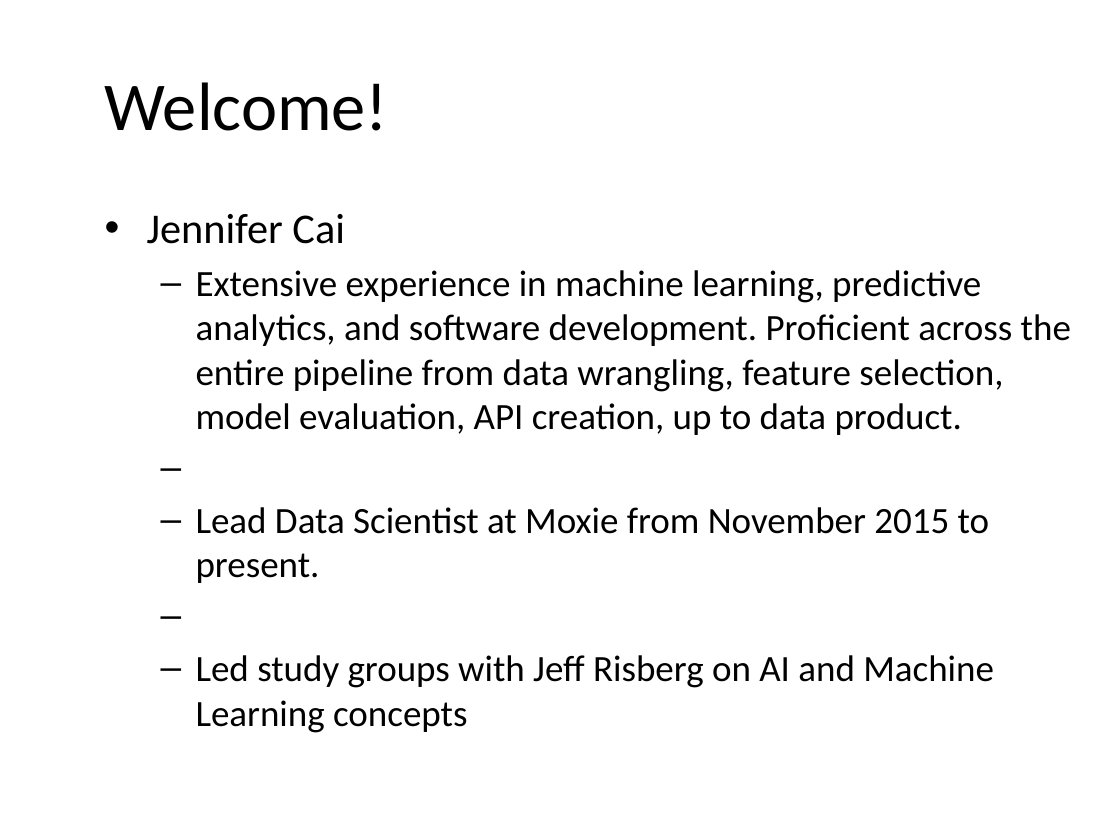
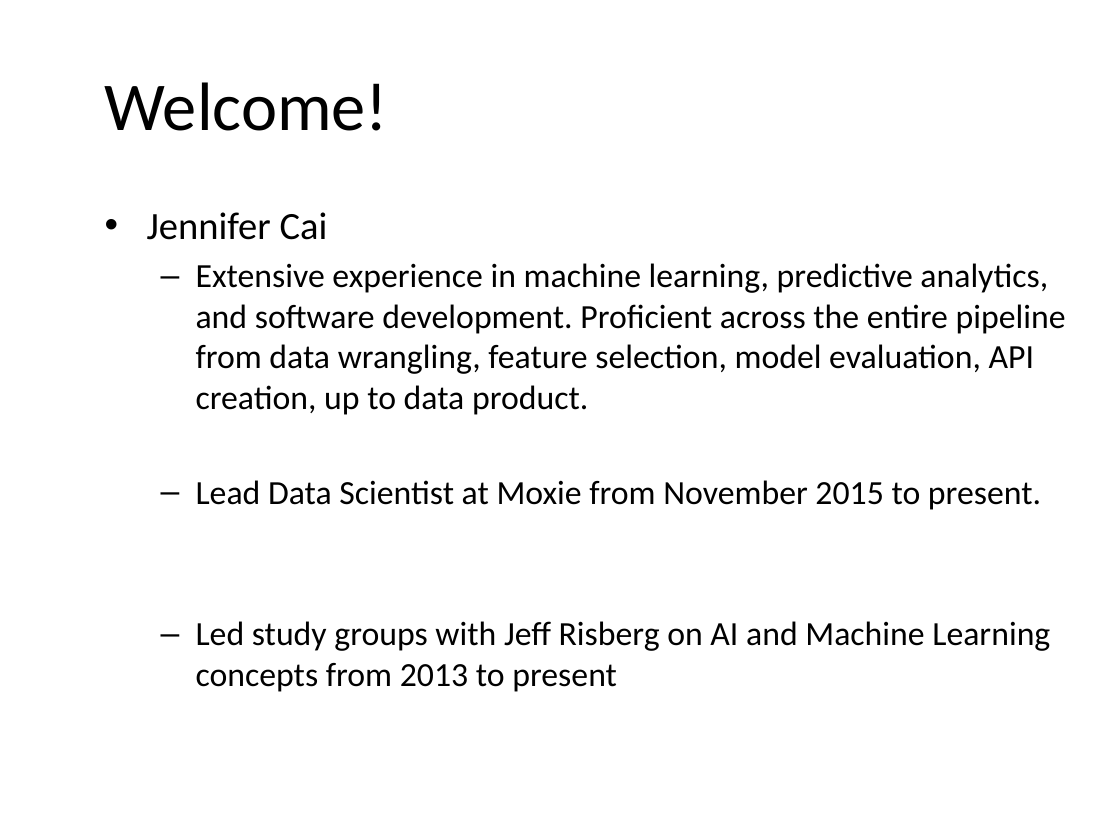
Before and after one commit to JeffRisberg/PythonNotebooksForAI, a slide deck: slide 3 of Documents/10-Introduction.pptx. Drawn at 1120x840 pixels with LibreOffice and Linux fonts; fonts in the diff are those of the drawing; background and template pictures are left out. Boxes give left, top, right and bottom in pixels: in the first picture for what was removed or moved away, otherwise in the second. Text is boxed around its words. In the diff, an @@ line names an element or a change of style, - is before the commit and + after.

```diff
--- a/Documents/10-Introduction.pptx
+++ b/Documents/10-Introduction.pptx
@@ text at (147,212,1066,510): size 27.2 to 24.8 pt in "Jennifer Cai"; size 23.8 to 21.7 pt in "Extensive experience in machine learning, predictive analyti ...", "Lead Data Scientist at Moxie from November ..." @@
@@ text at (196,621,1050,692): text changed; size 23.8 to 21.7 pt @@
-  – Led study groups with Jeff Risberg on AI and Machine Learning concepts
+  – Led study groups with Jeff Risberg on AI and Machine Learning concepts from 2013 to present
```
Also in this commit, not shown: 11 other slides changed, 5 other files.
